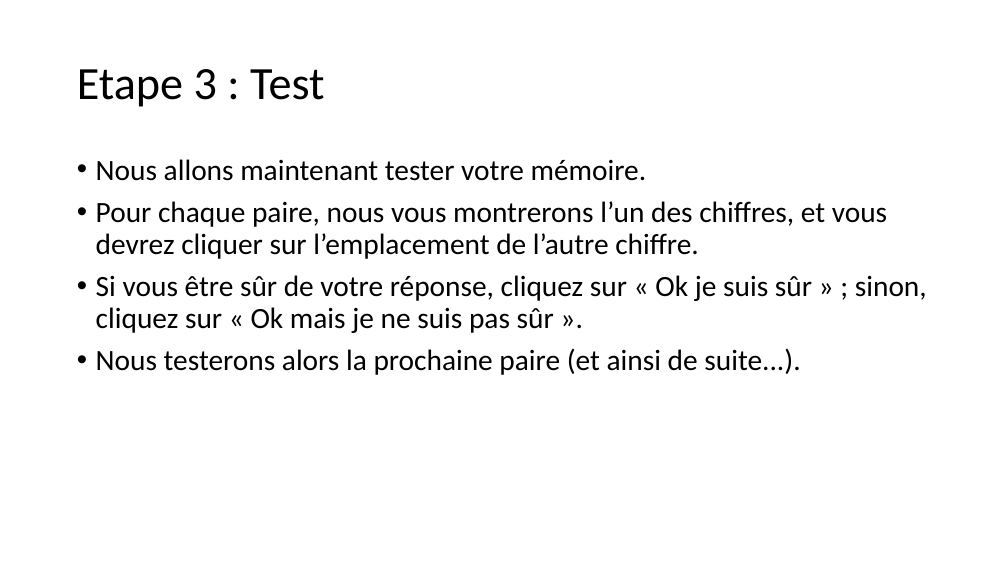
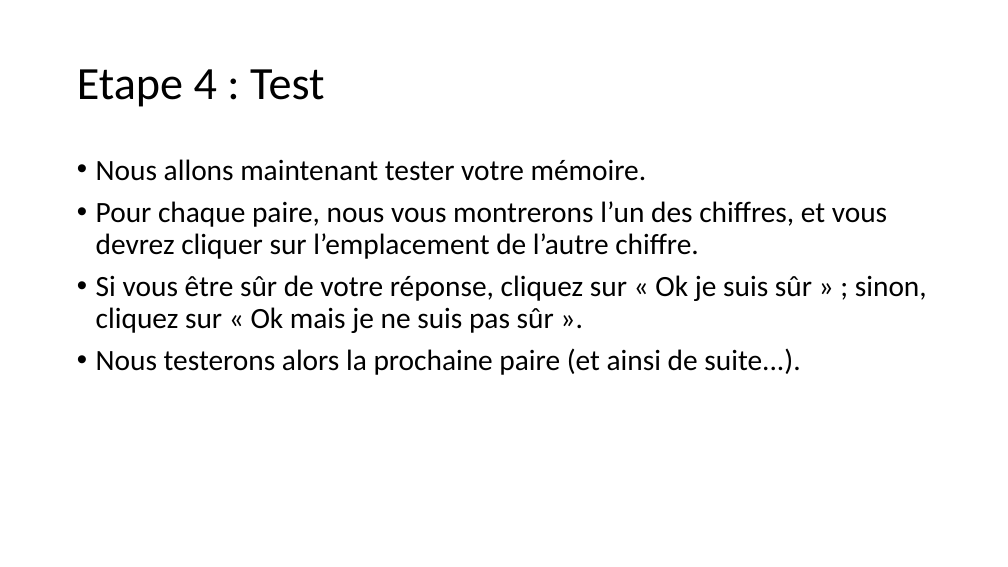
Before and after one commit to MBB-team/Online_Testing, a slide deck: slide 6 of src/SE2Template/Stimuli/Instructions_Rewarded.pptx (slide 5 before the commit). Drawn at 1008x567 pixels with LibreOffice and Linux fonts; fonts in the diff are those of the drawing. Boxes give left, top, right and bottom in pixels: in the first picture for what was removed or moved away, otherwise in the second. Text is boxed around its words. In the diff, an @@ line names an element or a change of style, - is before the commit and + after.

```diff
--- a/src/SE2Template/Stimuli/Instructions_Rewarded.pptx
+++ b/src/SE2Template/Stimuli/Instructions_Rewarded.pptx
@@ title at (77, 69, 324, 107): text changed @@
-Etape 3 : Test
+Etape 4 : Test
```
Also in this commit, not shown: 4 other slides changed, 36 other files.
